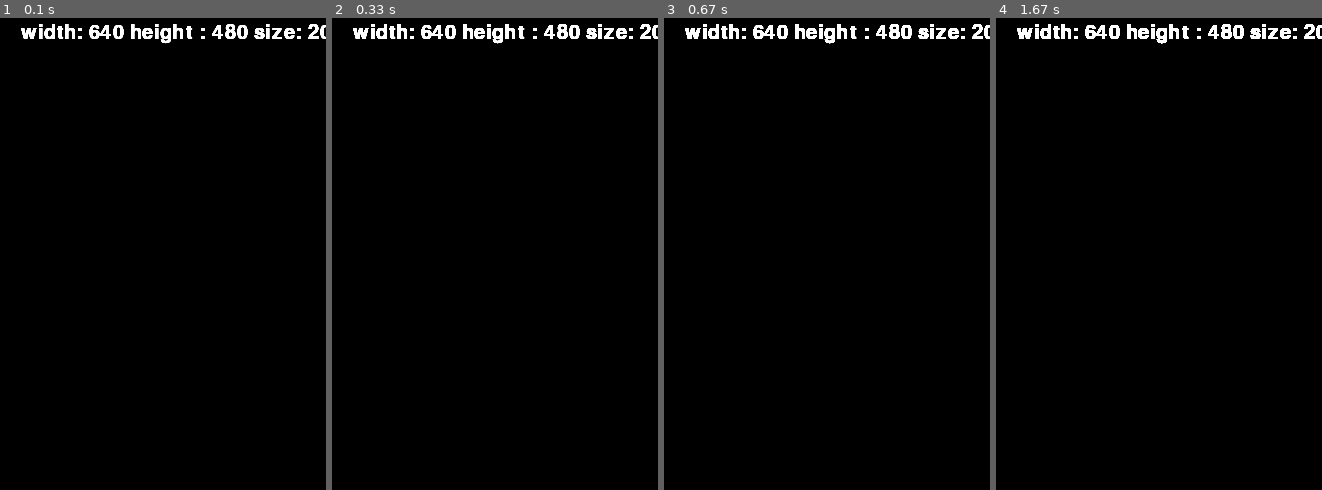
Above: before the commit, frames 1-4 (left to right).
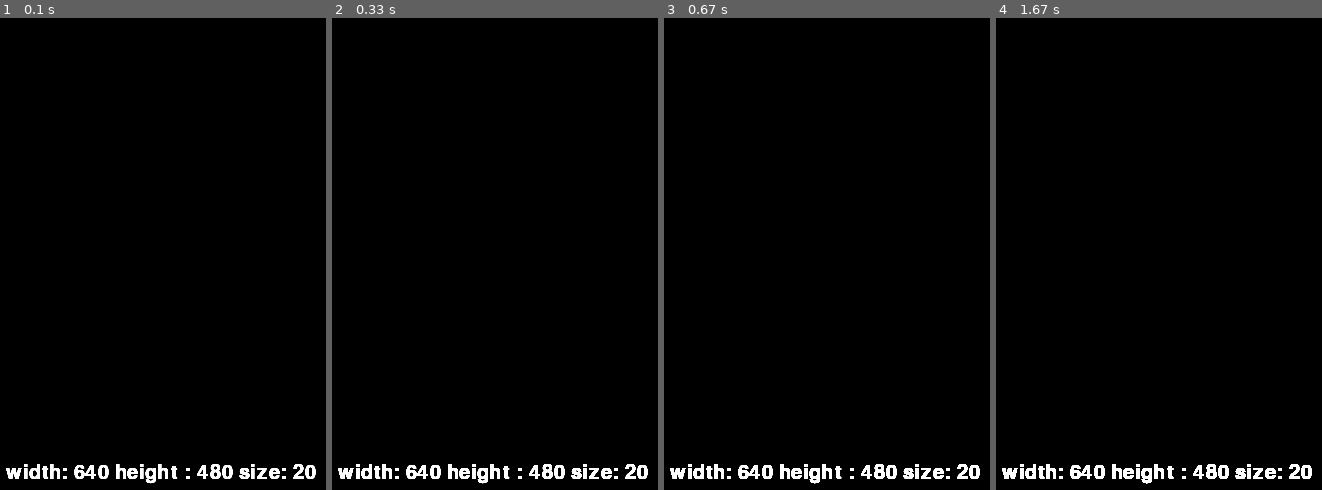
Above: after the commit, the same moments.

Repository: phileasdg/OpenMosseCam
Game: pygame game, started from pygame_pi_UI_test_1.py
The game is run twice, just before and just after one commit, with the same random seed, the same clock (stepped at 60 frames per second) and the same inputs.
Inputs:
- Up to frame 1 (0.1 s): no input
- Up to frame 2 (0.33 s): no input
- Up to frame 3 (0.67 s): no input
- Up to frame 4 (1.67 s): no input

The runs differ from the first frame. In frame 1, 2.9% of the frame differs, in the area x 1-100%, y 1-99%; in frame 2, 2.9%; in frame 3, 2.9%; in frame 4, 2.9%.

Commit message:
Successfully made text adjust to stay in frame from the right of the image when drawing.

Diff:
--- a/pygame_pi_UI_tests.py
+++ b/pygame_pi_UI_test_1.py
@@ -9,6 +9,7 @@
 height = 480
 
 fontSize = 20
+string = "width: " + str(width) + " height : " + str(height) + " size: " + str(fontSize)
 
 # Colours
 WHITE = (255, 255, 255)
@@ -19,11 +20,14 @@
 pygame.display.set_caption("Text display test")
 
 fontObj = pygame.font.Font("freesansbold.ttf", fontSize)  # font, font size
-textSurfaceObj = fontObj.render("width: " + str(width) + " height : " + str(height) +
-                                " size: " + str(fontSize), True, WHITE)
+textSurfaceObj = fontObj.render(string, True, WHITE)
 # text, anti-aliasing, text colour, bg colour
 textRectObj = textSurfaceObj.get_rect()
-textRectObj.center = (width - 150, 20)
+
+textWidth = fontObj.size(string)[0]
+textHeight = fontObj.size(string)[1]
+
+textRectObj.center = (width - int(1/2*textWidth) - 10, height - int(1/2*textHeight) - 10)
 
 while True:  # main game loop
     # DISPLAYSURF.fill(WHITE)
